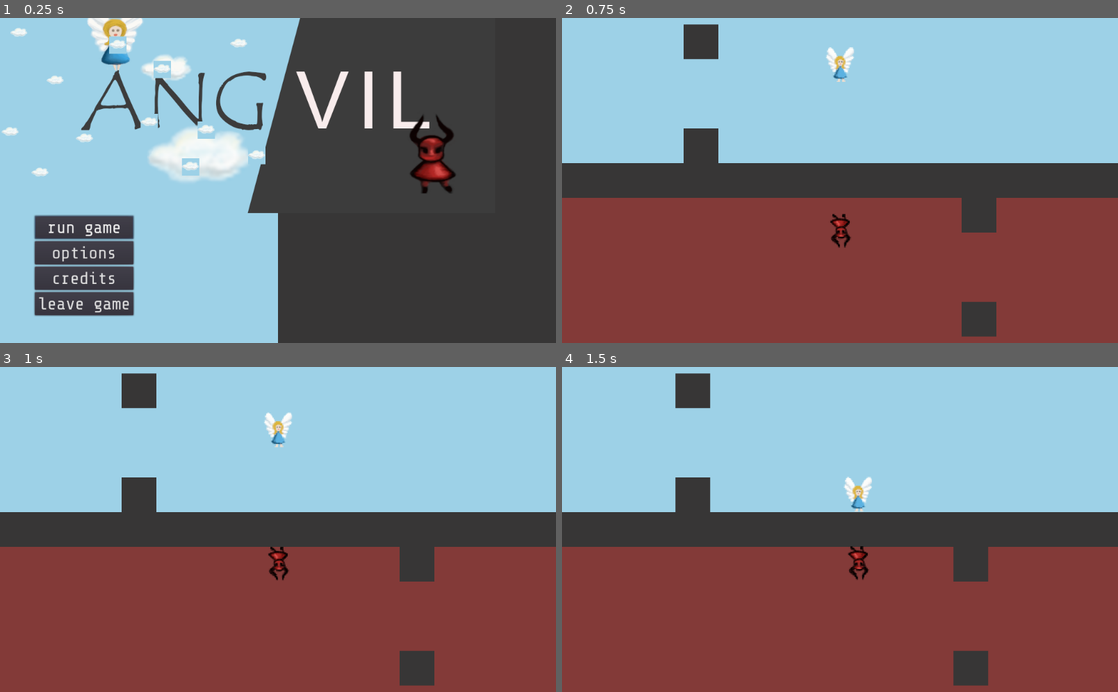
Above: before the commit, frames 1-4 (two rows, left to right).
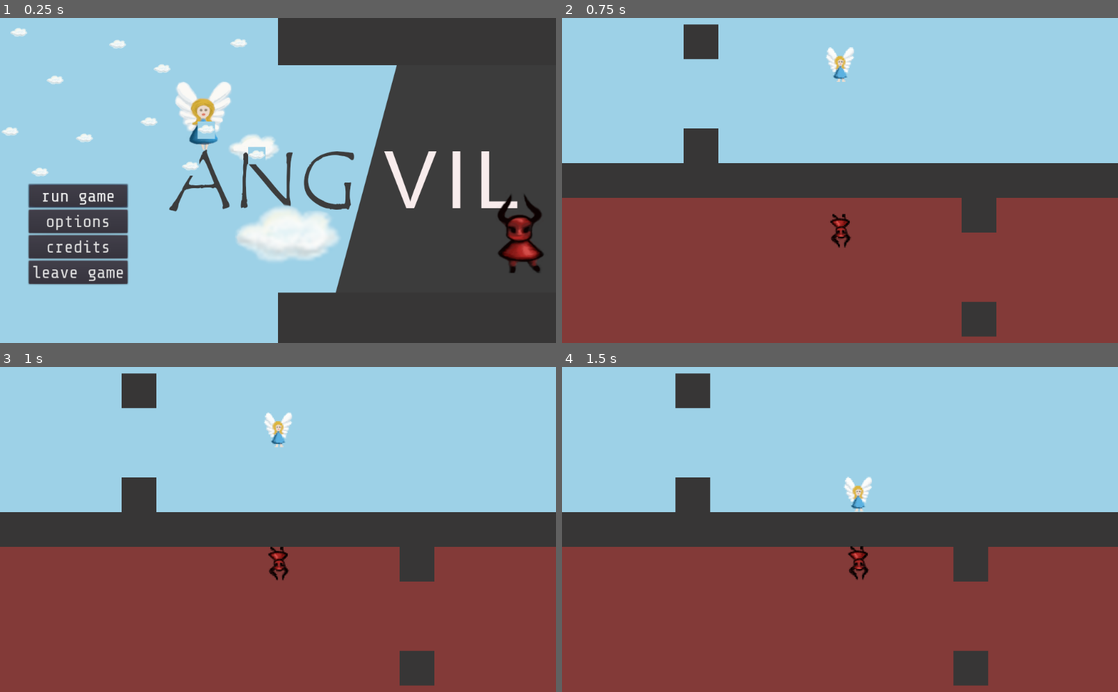
Above: after the commit, the same moments.

Repository: ang-vil/angvil
Game: Godot game, scene res://scenes/menu.tscn
The game is run twice, just before and just after one commit, with the same random seed, the same clock (stepped at 60 frames per second) and the same inputs.
Inputs:
- Up to frame 1 (0.25 s): no input
- Up to frame 2 (0.75 s): click "run game" at 0.5 s
- Up to frame 3 (1 s): no input
- Up to frame 4 (1.5 s): tap Enter at 1.25 s; hold Right (key_right) from 1.28 s (still down)

The runs differ from the first frame. In frame 1, 27% of the frame differs, in the area x 5-98%, y 0-92%; in frame 2, nothing differs; in frame 3, nothing differs; in frame 4, nothing differs.

Commit message:
move logo to be visible again

Diff:
--- a/scenes/menu.tscn
+++ b/scenes/menu.tscn
@@ -43,7 +43,7 @@
 script = ExtResource( 5 )
 
 [node name="Sprite" type="Sprite" parent="menu_background"]
-position = Vector2( 512, 150 )
+position = Vector2( 674, 297 )
 texture = ExtResource( 2 )
 
 [node name="CloudHeaven" type="Sprite" parent="."]
@@ -97,10 +97,10 @@
 [node name="VBoxContainer" type="VBoxContainer" parent="."]
 anchor_top = 1.0
 anchor_bottom = 1.0
-margin_left = 64.0
-margin_top = -235.0
-margin_right = 158.0
-margin_bottom = -160.0
+margin_left = 53.0
+margin_top = -293.0
+margin_right = 235.0
+margin_bottom = -104.0
 theme = SubResource( 2 )
 __meta__ = {
 "_edit_use_anchors_": false
